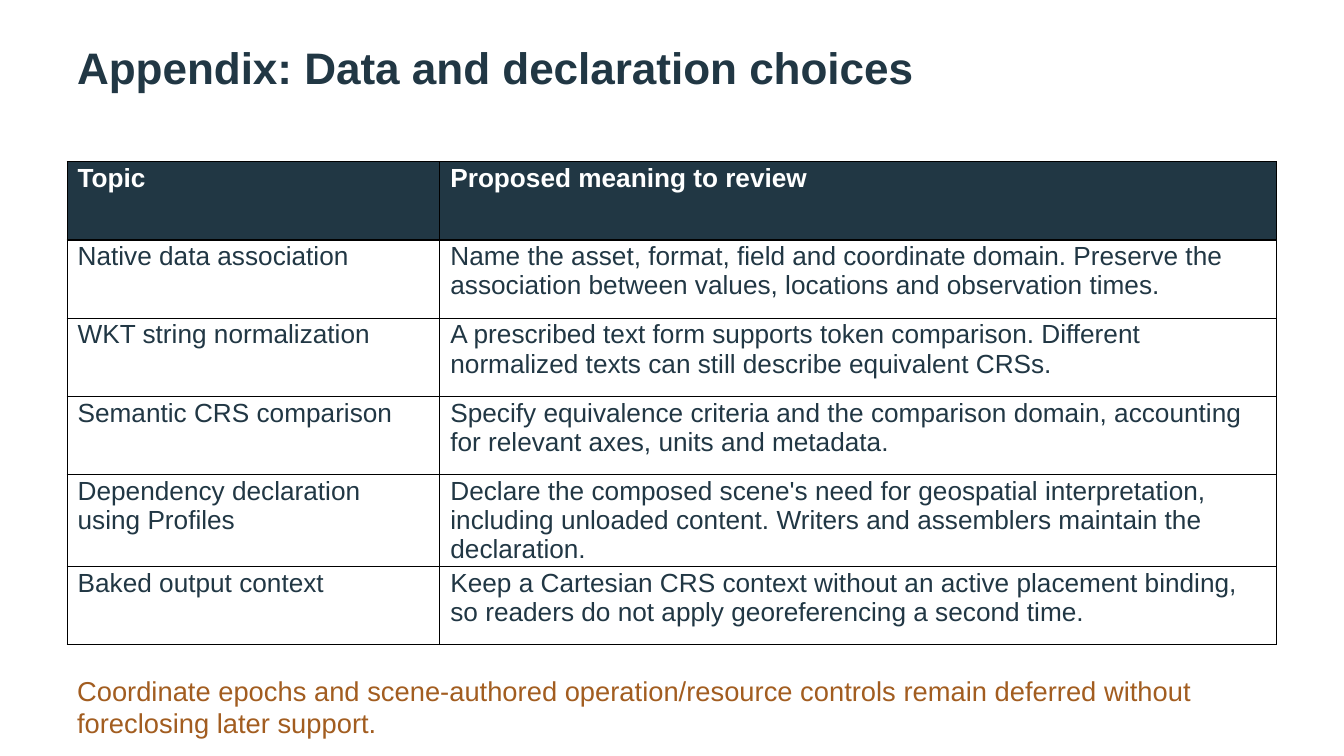
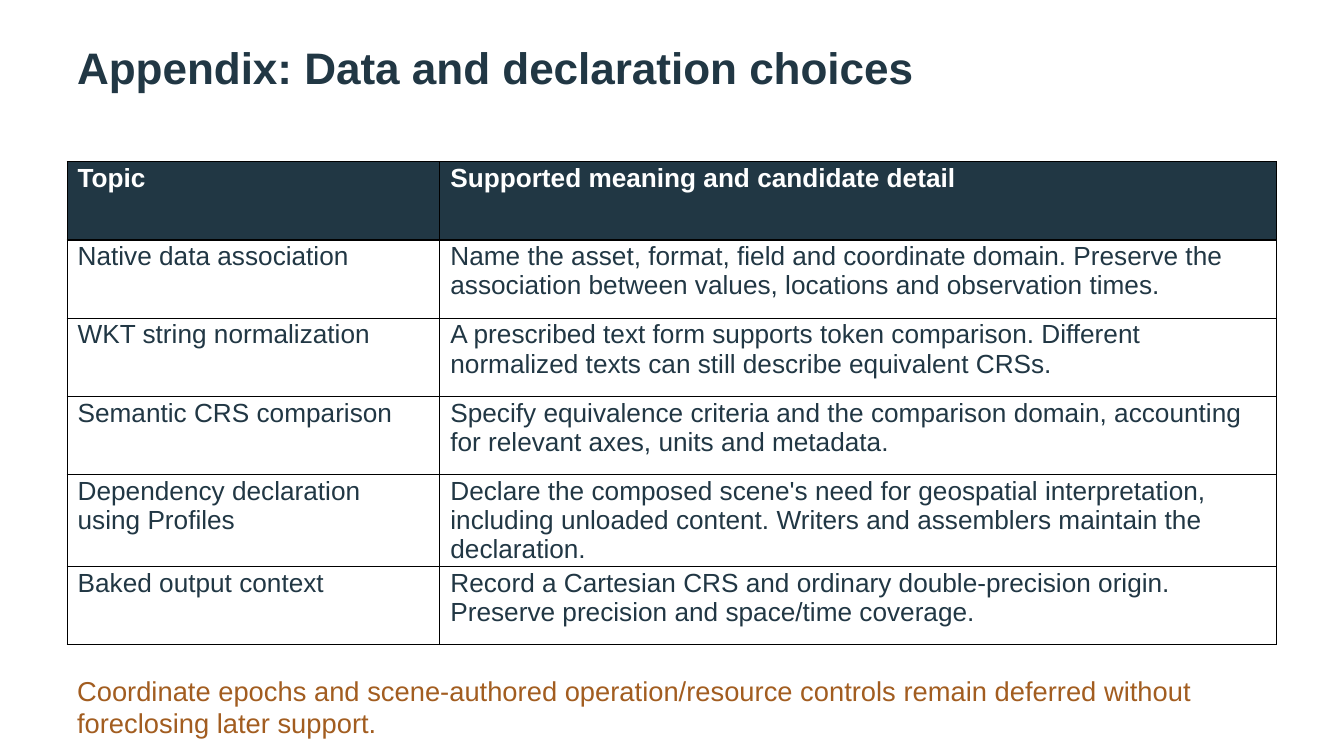
Before and after one commit to asluk/OpenUSD, a slide deck: slide 13 of extras/usd/examples/usdGeospatialBuild/delivery/geospatial-build.pptx. Drawn at 1344x756 pixels with LibreOffice and Linux fonts; fonts in the diff are those of the drawing. Boxes give left, top, right and bottom in pixels: in the first picture for what was removed or moved away, otherwise in the second. Text is boxed around its words. In the diff, an @@ line names an element or a change of style, - is before the commit and + after.

Commit message:
Deliver local split-candidate assessment and verified repair evidence

```diff
--- a/extras/usd/examples/usdGeospatialBuild/delivery/geospatial-build.pptx
+++ b/extras/usd/examples/usdGeospatialBuild/delivery/geospatial-build.pptx
@@ table at <box>68,161,1277,631</box> @@
-row 1, column 2: Proposed meaning to review
+row 1, column 2: Supported meaning and candidate detail
-row 6, column 2: Keep a Cartesian CRS context without an active placement binding, so readers do not apply georeferencing a second time.
+row 6, column 2: Record a Cartesian CRS and ordinary double-precision origin. Preserve precision and space/time coverage.
```
Also in this commit, not shown: 8 other slides changed, 37 other files.
